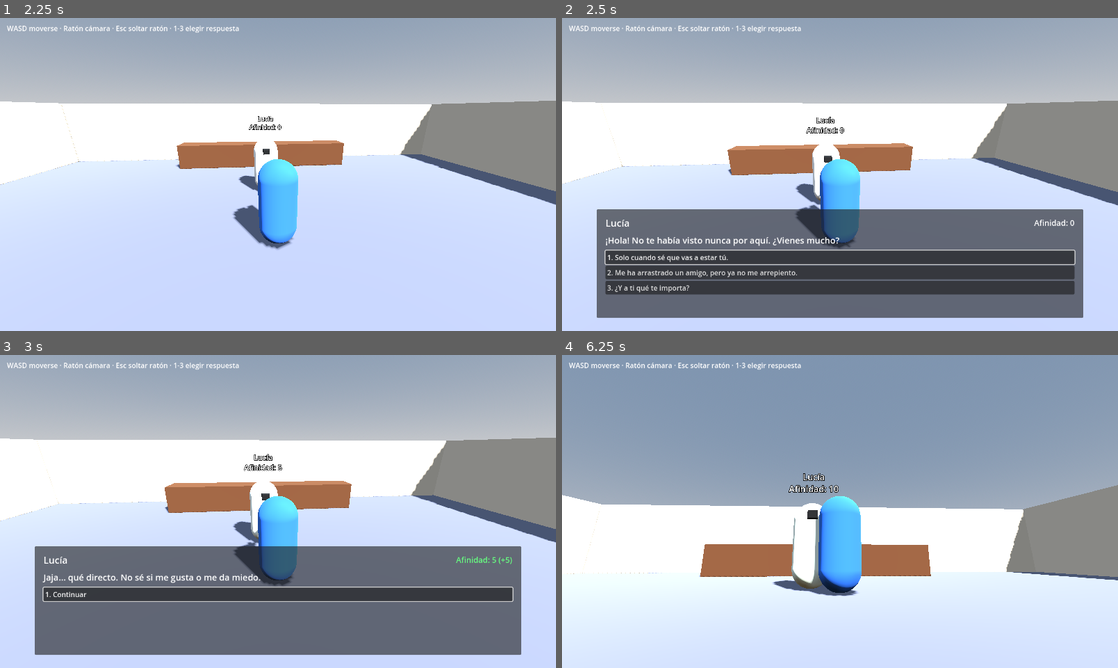
Above: before the commit, frames 1-4 (two rows, left to right).
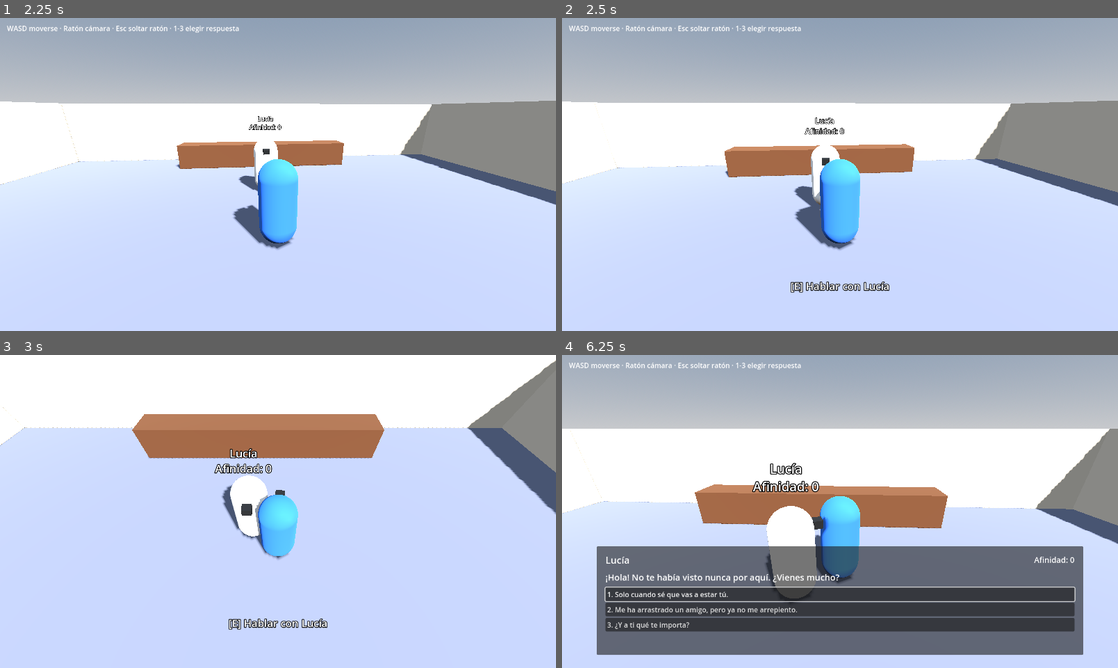
Above: after the commit, the same moments.

Repository: paputronix/claude
Game: Godot game, scene res://scenes/main.tscn
Same seed, same stepped clock (60 frames per second), same inputs: the game is played once before the commit and once after it.
Inputs (mouse positions are in pixels of both pictures, inside the frame that each line leads up to):
- Up to frame 1 (2.25 s): tap Enter at 0.5 s; move the mouse to (305, 174) at 0.52 s; hold E (interact) 0.53-1.28 s; hold W (move_forward) from 0.53 s (still down); tap Tab (phone) at 0.8, 1.35 s; move the mouse to (250, 174) at 1.27 s; tap E (interact) at 1.55 s; move the mouse to (289, 168) at 2.02 s; hold E (interact) from 2.03 s (still down)
- Up to frame 2 (2.5 s): keep holding W (move_forward); keep holding E (interact); tap Tab (phone) at 2.3 s
- Up to frame 3 (3 s): release W (move_forward) at 2.75 s; release E (interact) at 2.75 s; click (278, 592) at 2.75 s, where only the run before the commit has a clickable "1. Solo cuando sé que vas a e…"
- Up to frame 4 (6.25 s): click (840, 592) at 3.5 s, where only the run before the commit has a clickable "1. Continuar"; click (840, 608) at 4.25 s, where only the run before the commit has a clickable "2. Te lo cuento si me dejas i…"; click (840, 592) at 5 s, where only the run before the commit has a clickable "1. Adiós"; tap Space at 5.75 s; move the mouse to (834, 517) at 5.77 s; hold W (move_forward) from 5.78 s (still down); tap Tab (phone) at 5.85 s; tap E (interact) at 6.05 s

Frame 1 is identical in both runs. In frame 2, 31% of the frame differs, in the area x 0-100%, y 26-96%; in frame 3, 79%; in frame 4, 90%, in the area x 0-100%, y 0-96%.

Commit message:
Interacción con [E]: Interactor, prompt en pantalla y contrato Interactable
El NPC deja de disparar la conversación por proximidad y pasa a ser interactuable.

Co-Authored-By: Claude Opus 5.5 <noreply@anthropic.com>
Claude-Session: https://claude.ai/code/session_01Auvf4ozudkDcGEwrp2V3qA

Diff:
--- /dev/null
+++ b/scripts/interaction/interaction_prompt.gd
@@ -0,0 +1,42 @@
+class_name InteractionPrompt
+extends CanvasLayer
+## Texto "[E] Hablar con ..." centrado abajo. Se crea por código desde el Interactor.
+
+var _label: Label
+
+
+func _init() -> void:
+	layer = 5
+	_label = Label.new()
+	_label.mouse_filter = Control.MOUSE_FILTER_IGNORE
+	_label.horizontal_alignment = HORIZONTAL_ALIGNMENT_CENTER
+	_label.anchor_left = 0.0
+	_label.anchor_right = 1.0
+	_label.anchor_top = 1.0
+	_label.anchor_bottom = 1.0
+	_label.offset_left = 0.0
+	_label.offset_right = 0.0
+	_label.offset_top = -120.0
+	_label.offset_bottom = -80.0
+	_label.add_theme_font_size_override("font_size", 24)
+	_label.add_theme_color_override("font_outline_color", Color.BLACK)
+	_label.add_theme_constant_override("outline_size", 6)
+	_label.visible = false
+	add_child(_label)
+
+
+func show_prompt(text: String) -> void:
+	_label.text = "[E] " + text
+	_label.visible = true
+
+
+func hide_prompt() -> void:
+	_label.visible = false
+
+
+func is_showing() -> bool:
+	return _label.visible
+
+
+func get_text() -> String:
+	return _label.text
--- /dev/null
+++ b/scripts/interaction/interactor.gd
@@ -0,0 +1,105 @@
+class_name Interactor
+extends Area3D
+## Detecta interactuables cercanos al jugador y los activa con la action `interact` ([E]).
+## Lo añade el Player en `_ready` (`add_child(Interactor.new())`); el padre es el jugador.
+##
+## Contrato Interactable: cualquier nodo del grupo "interactable" (el cuerpo detectado
+## o su padre) que implemente:
+##   func get_interaction_prompt() -> String   # p. ej. "Hablar con Lucía" (el "[E] " lo pone la UI)
+##   func can_interact() -> bool               # false = ignorado (sin prompt)
+##   func interact(by: Node) -> void           # acción al pulsar E; `by` es el jugador
+## Inactivo mientras el padre tenga `controls_enabled == false` (p. ej. en diálogo).
+
+const GROUP := "interactable"
+const RADIUS := 2.0
+## Bonus de distancia (m) a lo que está delante de la cámara.
+const FRONT_BONUS := 0.75
+
+var _target: Node = null
+var _prompt: InteractionPrompt
+
+
+func _init() -> void:
+	# No es parte del mundo: solo escucha la capa 1 (world, donde están los NPCs).
+	collision_layer = 0
+	collision_mask = 1
+	var shape := CollisionShape3D.new()
+	var sphere := SphereShape3D.new()
+	sphere.radius = RADIUS
+	shape.shape = sphere
+	add_child(shape)
+	_prompt = InteractionPrompt.new()
+	add_child(_prompt)
+
+
+## Interactuable actual (o null).
+func get_target() -> Node:
+	return _target
+
+
+func get_prompt() -> InteractionPrompt:
+	return _prompt
+
+
+func _physics_process(_delta: float) -> void:
+	_target = _find_target() if _is_active() else null
+	if _target != null:
+		_prompt.show_prompt(_target.get_interaction_prompt())
+	else:
+		_prompt.hide_prompt()
+
+
+func _unhandled_input(event: InputEvent) -> void:
+	if not event.is_action_pressed("interact") or not _is_active():
+		return
+	# Revalida: el estado pudo cambiar desde el último physics frame.
+	if _target != null and is_instance_valid(_target) and _target.can_interact():
+		get_viewport().set_input_as_handled()
+		_target.interact(get_parent())
+
+
+func _is_active() -> bool:
+	var parent := get_parent()
+	return parent != null and parent.get("controls_enabled") != false
+
+
+func _as_interactable(node: Node) -> Node:
+	if node == null:
+		return null
+	if node.is_in_group(GROUP):
+		return node
+	var parent := node.get_parent()
+	if parent != null and parent.is_in_group(GROUP):
+		return parent
+	return null
+
+
+func _find_target() -> Node:
+	var origin: Vector3 = global_position
+	var forward := Vector3.ZERO
+	var camera := get_viewport().get_camera_3d()
+	if camera != null:
+		forward = -camera.global_basis.z
+		forward.y = 0.0
+		forward = forward.normalized()
+
+	var candidates: Array[Node3D] = []
+	candidates.append_array(get_overlapping_bodies())
+	candidates.append_array(get_overlapping_areas())
+
+	var best: Node = null
+	var best_score := INF
+	for candidate in candidates:
+		var node := _as_interactable(candidate)
+		if node == null or not node.can_interact():
+			continue
+		var pos: Vector3 = node.global_position if node is Node3D else candidate.global_position
+		var to := pos - origin
+		to.y = 0.0
+		var score := to.length()
+		if forward != Vector3.ZERO and to.length() > 0.001 and forward.dot(to.normalized()) > 0.0:
+			score -= FRONT_BONUS
+		if score < best_score:
+			best_score = score
+			best = node
+	return best
--- a/scripts/npc.gd
+++ b/scripts/npc.gd
@@ -1,7 +1,7 @@
 class_name Npc
 extends StaticBody3D
 ## NPC con el que se puede hablar. Guarda su propia afinidad con el jugador
-## y pide una conversación cuando el jugador entra en `TalkArea`.
+## y pide una conversación cuando el jugador lo interactúa con [E] (contrato Interactable).
 
 signal conversation_requested(npc: Npc)
 signal affinity_changed(new_value: int, delta: int)
@@ -15,19 +15,16 @@
 @export_file("*.json") var dialogue_path := "res://data/dialogues/lucia.json"
 @export_range(-100, 100) var affinity := 0
 
-## Se rearma al salir del área, para no relanzar la conversación en bucle.
-var _can_trigger := true
 var _body_material: StandardMaterial3D
 
-@onready var _talk_area: Area3D = $TalkArea
+## TODO: eliminar TalkArea de npc.tscn (sin uso; la conversación se dispara con [E]).
 @onready var _name_label: Label3D = $NameLabel
 @onready var _visual: Node3D = $Visual
 @onready var _body_mesh: MeshInstance3D = $Visual/Body
 
 
 func _ready() -> void:
-	_talk_area.body_entered.connect(_on_talk_area_body_entered)
-	_talk_area.body_exited.connect(_on_talk_area_body_exited)
+	add_to_group("interactable")
 	# Material propio por instancia: si hay varios NPCs, cada uno se tiñe por separado.
 	_body_material = _body_mesh.mesh.material.duplicate()
 	_body_mesh.material_override = _body_material
@@ -38,6 +35,18 @@
 	affinity = clampi(affinity + delta, MIN_AFFINITY, MAX_AFFINITY)
 	_refresh_visuals()
 	affinity_changed.emit(affinity, delta)
+
+
+func get_interaction_prompt() -> String:
+	return "Hablar con %s" % npc_name
+
+
+func can_interact() -> bool:
+	return true
+
+
+func interact(_by: Node) -> void:
+	conversation_requested.emit(self)
 
 
 func face(target: Vector3) -> void:
@@ -64,14 +73,3 @@
 	var t := float(affinity) / MAX_AFFINITY
 	var color := Color.WHITE.lerp(Color(0.3, 0.9, 0.4) if t >= 0.0 else Color(0.9, 0.25, 0.25), absf(t))
 	_body_material.albedo_color = color
-
-
-func _on_talk_area_body_entered(body: Node3D) -> void:
-	if body is Player and _can_trigger:
-		_can_trigger = false
-		conversation_requested.emit(self)
-
-
-func _on_talk_area_body_exited(body: Node3D) -> void:
-	if body is Player:
-		_can_trigger = true
--- a/scripts/player.gd
+++ b/scripts/player.gd
@@ -24,6 +24,7 @@
 func _ready() -> void:
 	_spring_arm.rotation.x = deg_to_rad(initial_pitch_deg)
 	Input.mouse_mode = Input.MOUSE_MODE_CAPTURED
+	add_child(Interactor.new())
 
 
 func set_controls_enabled(enabled: bool) -> void:
--- a/tests/test_base.gd
+++ b/tests/test_base.gd
@@ -40,6 +40,16 @@
 		await physics_frame
 
 
+## Simula pulsar y soltar una action (p. ej. "interact") y espera un par de frames.
+func press_action(action: String) -> void:
+	for pressed in [true, false]:
+		var ev := InputEventAction.new()
+		ev.action = action
+		ev.pressed = pressed
+		Input.parse_input_event(ev)
+		await wait_frames(2)
+
+
 func load_main() -> Node:
 	var main: Node = load("res://scenes/main.tscn").instantiate()
 	root.add_child(main)
--- a/tests/test_foundations.gd
+++ b/tests/test_foundations.gd
@@ -44,6 +44,7 @@
 	var npc: Node3D = main.get_node("Lucia")
 	player.global_position = npc.global_position + Vector3(0, 0, 1.2)
 	await wait_frames(5)
+	await press_action("interact")
 	var options: Node = main.get_node("DialogueUI/%OptionsBox")
 	options.get_child(2).pressed.emit()  # respuesta borde, termina
 	options.get_child(0).pressed.emit()  # Adiós
--- a/tests/test_hito1.gd
+++ b/tests/test_hito1.gd
@@ -1,6 +1,6 @@
 extends "res://tests/test_base.gd"
 ## Bucle del Hito 1: moverse, acercarse al NPC, conversar, cambiar afinidad.
-## Si una rama cambia el disparo (p. ej. [E] Hablar), debe adaptar este test.
+## La conversación se dispara con [E] (Interactor).
 
 
 func run_test() -> void:
@@ -17,7 +17,9 @@
 
 	player.global_position = npc.global_position + Vector3(0, 0, 1.2)
 	await wait_frames(5)
-	check(ui.is_active(), "acercarse al NPC abre la conversación")
+	check(not ui.is_active(), "acercarse sin pulsar E no abre la conversación")
+	await press_action("interact")
+	check(ui.is_active(), "pulsar E cerca del NPC abre la conversación")
 	check(not player.controls_enabled, "controles congelados en conversación")
 
 	var options: Node = ui.get_node("%OptionsBox")
--- /dev/null
+++ b/tests/test_interaction.gd
@@ -0,0 +1,51 @@
+extends "res://tests/test_base.gd"
+## Interacción con [E]: prompt, apertura de diálogo y bloqueo durante la conversación.
+
+
+func _find_interactor(player: Node) -> Node:
+	for child in player.get_children():
+		if child.has_method("get_prompt"):
+			return child
+	return null
+
+
+func run_test() -> void:
+	var main := await load_main()
+	var player: Node3D = main.get_node("Player")
+	var npc: Node3D = main.get_node("Lucia")
+	var ui: Node = main.get_node("DialogueUI")
+	var interactor := _find_interactor(player)
+	check(interactor != null, "el jugador tiene Interactor")
+	if interactor == null:
+		return
+	var prompt: Node = interactor.get_prompt()
+	check(npc.is_in_group("interactable"), "el NPC está en el grupo interactable")
+
+	# Lejos: sin prompt y E no hace nada.
+	player.global_position = npc.global_position + Vector3(0, 0, 8)
+	await wait_frames(5)
+	check(not prompt.is_showing(), "prompt oculto lejos del NPC")
+	await press_action("interact")
+	check(not ui.is_active(), "E lejos no abre la conversación")
+
+	# Cerca sin pulsar: prompt visible, diálogo cerrado.
+	player.global_position = npc.global_position + Vector3(0, 0, 1.2)
+	await wait_frames(5)
+	check(not ui.is_active(), "acercarse sin pulsar E no abre la conversación")
+	check(prompt.is_showing(), "prompt visible cerca del NPC")
+	check(prompt.get_text() == "[E] Hablar con Lucía", "texto del prompt (%s)" % prompt.get_text())
+
+	# E abre; durante el diálogo no hay prompt ni interacción.
+	await press_action("interact")
+	check(ui.is_active(), "E cerca del NPC abre la conversación")
+	check(not prompt.is_showing(), "sin prompt durante el diálogo")
+	await press_action("interact")
+	check(ui.is_active() and not player.controls_enabled, "E durante el diálogo no hace nada extra")
+
+	# Al terminar, el prompt vuelve.
+	var options: Node = ui.get_node("%OptionsBox")
+	options.get_child(2).pressed.emit()
+	options.get_child(0).pressed.emit()
+	await wait_frames(3)
+	check(not ui.is_active(), "la conversación termina")
+	check(prompt.is_showing(), "el prompt vuelve tras el diálogo")
